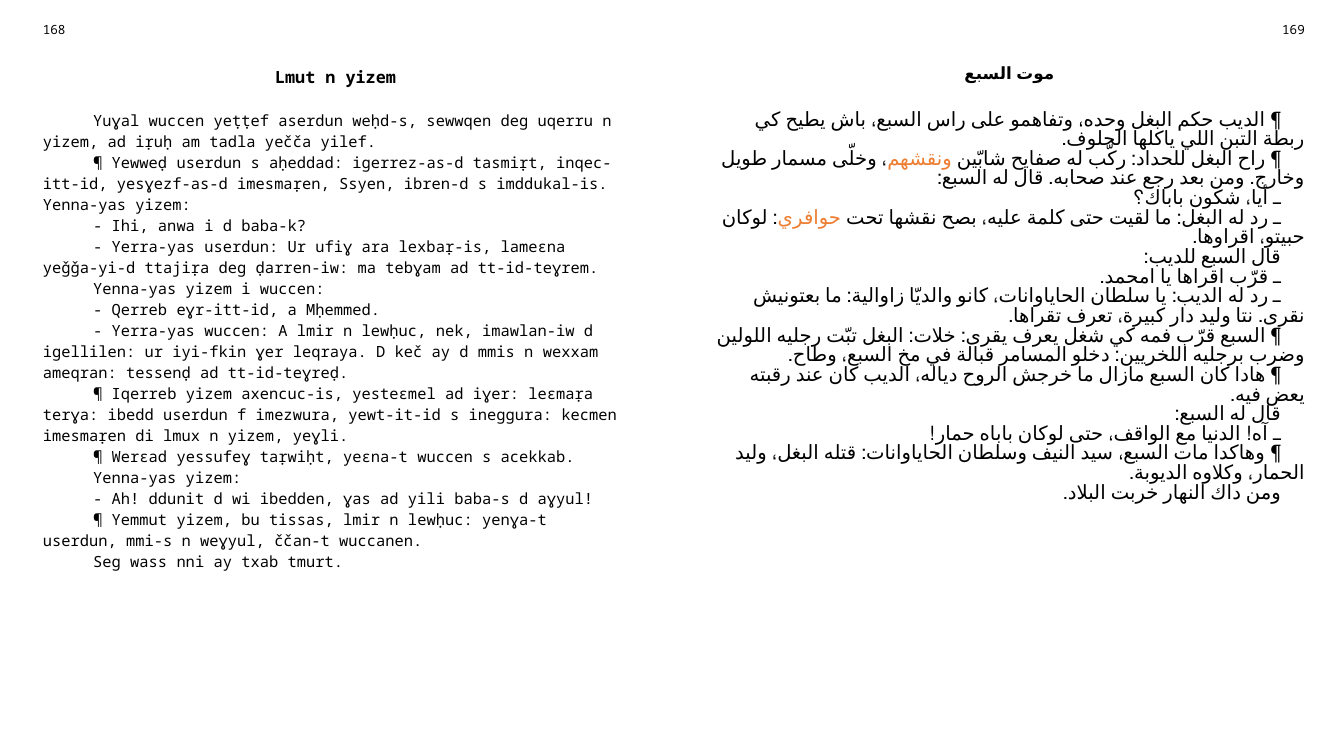
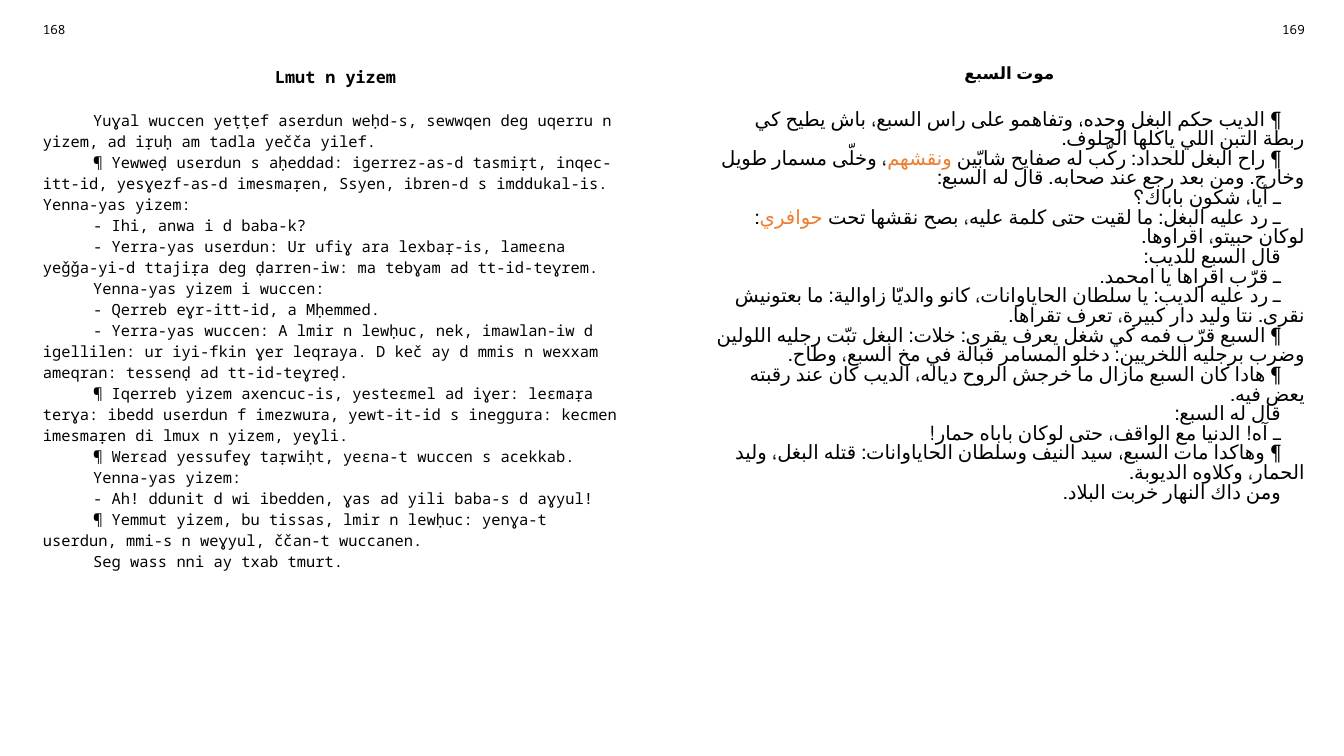
Before and after one commit to sferhah/tamacahut_n_wuccen, a slide deck: slide 81 of Uccen.ConsoleApp/uccen.arq.pptx. Drawn at 1344x756 pixels with LibreOffice and Linux fonts; fonts in the diff are those of the drawing. Boxes give left, top, right and bottom in pixels: in the first picture for what was removed or moved away, otherwise in the second. Text is boxed around its words. In the diff, an @@ line names an element or a change of style, - is before the commit and + after.

```diff
--- a/Uccen.ConsoleApp/uccen.arq.pptx
+++ b/Uccen.ConsoleApp/uccen.arq.pptx
@@ table at (32,16,1315,729) @@
-row 3, column 3: ¶ الديب حكم البغل وحده، وتفاهمو على راس السبع، باش يطيح كي ربطة التبن اللي ياكلها الحلوف. / ¶ راح البغل للحداد: ركّب له صفايح شابّين ونقشهم، وخلّى مسمار طويل وخارج. ومن بعد رجع عند صحابه. قال له السبع: / ـ أيا، شكون باباك؟ / ـ رد له البغل: ما لقيت حتى كلمة عليه، بصح نقشها تحت حوافري: لوكان حبيتو، اقراوها. / قال السبع للديب: / ـ قرّب اقراها يا امحمد. / ـ رد له الديب: يا سلطان الحاياوانات، كانو والديّا زاوالية: ما بعتونيش نقرى. نتا وليد دار كبيرة، تعرف تقراها. / ¶ السبع قرّب فمه كي شغل يعرف يقرى: خلات: البغل تبّت رجليه اللولين وضرب برجليه اللخريين: دخلو المسامر قبالة في مخ السبع، وطاح. / ¶ هادا كان السبع مازال ما خرجش الروح دياله، الديب كان عند رقبته يعض فيه. / قال له السبع: / ـ آه! الدنيا مع الواقف، حتى لوكان باباه حمار! / ¶ وهاكدا مات السبع، سيد النيف وسلطان الحاياوانات: قتله البغل، وليد الحمار، وكلاوه الديوبة. / ومن داك النهار خربت البلاد.
+row 3, column 3: ¶ الديب حكم البغل وحده، وتفاهمو على راس السبع، باش يطيح كي ربطة التبن اللي ياكلها الحلوف. / ¶ راح البغل للحداد: ركّب له صفايح شابّين ونقشهم، وخلّى مسمار طويل وخارج. ومن بعد رجع عند صحابه. قال له السبع: / ـ أيا، شكون باباك؟ / ـ رد عليه البغل: ما لقيت حتى كلمة عليه، بصح نقشها تحت حوافري: لوكان حبيتو، اقراوها. / قال السبع للديب: / ـ قرّب اقراها يا امحمد. / ـ رد عليه الديب: يا سلطان الحاياوانات، كانو والديّا زاوالية: ما بعتونيش نقرى. نتا وليد دار كبيرة، تعرف تقراها. / ¶ السبع قرّب فمه كي شغل يعرف يقرى: خلات: البغل تبّت رجليه اللولين وضرب برجليه اللخريين: دخلو المسامر قبالة في مخ السبع، وطاح. / ¶ هادا كان السبع مازال ما خرجش الروح دياله، الديب كان عند رقبته يعض فيه. / قال له السبع: / ـ آه! الدنيا مع الواقف، حتى لوكان باباه حمار! / ¶ وهاكدا مات السبع، سيد النيف وسلطان الحاياوانات: قتله البغل، وليد الحمار، وكلاوه الديوبة. / ومن داك النهار خربت البلاد.
```
Also in this commit, not shown: 12 other slides changed, 1 other file.
